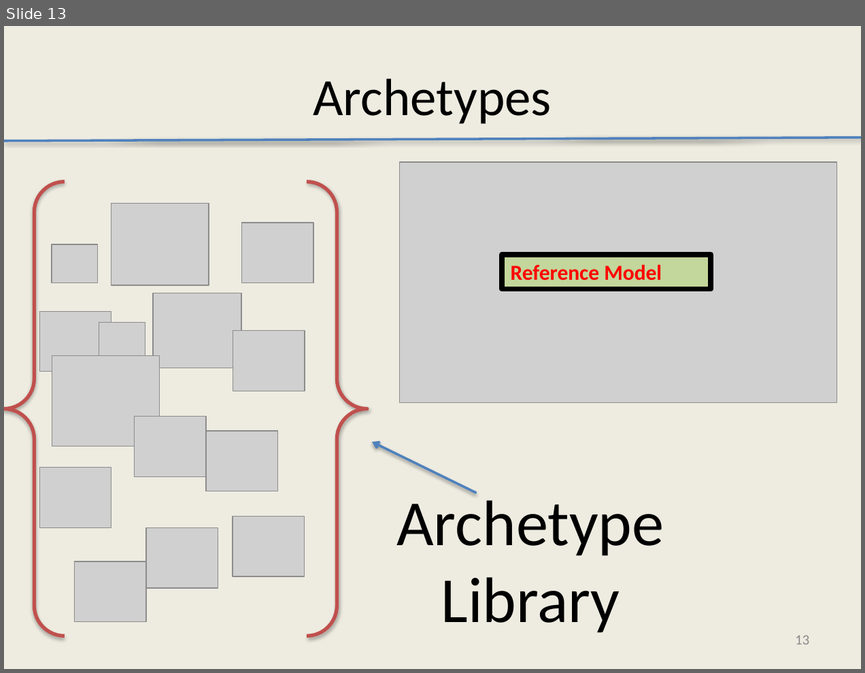
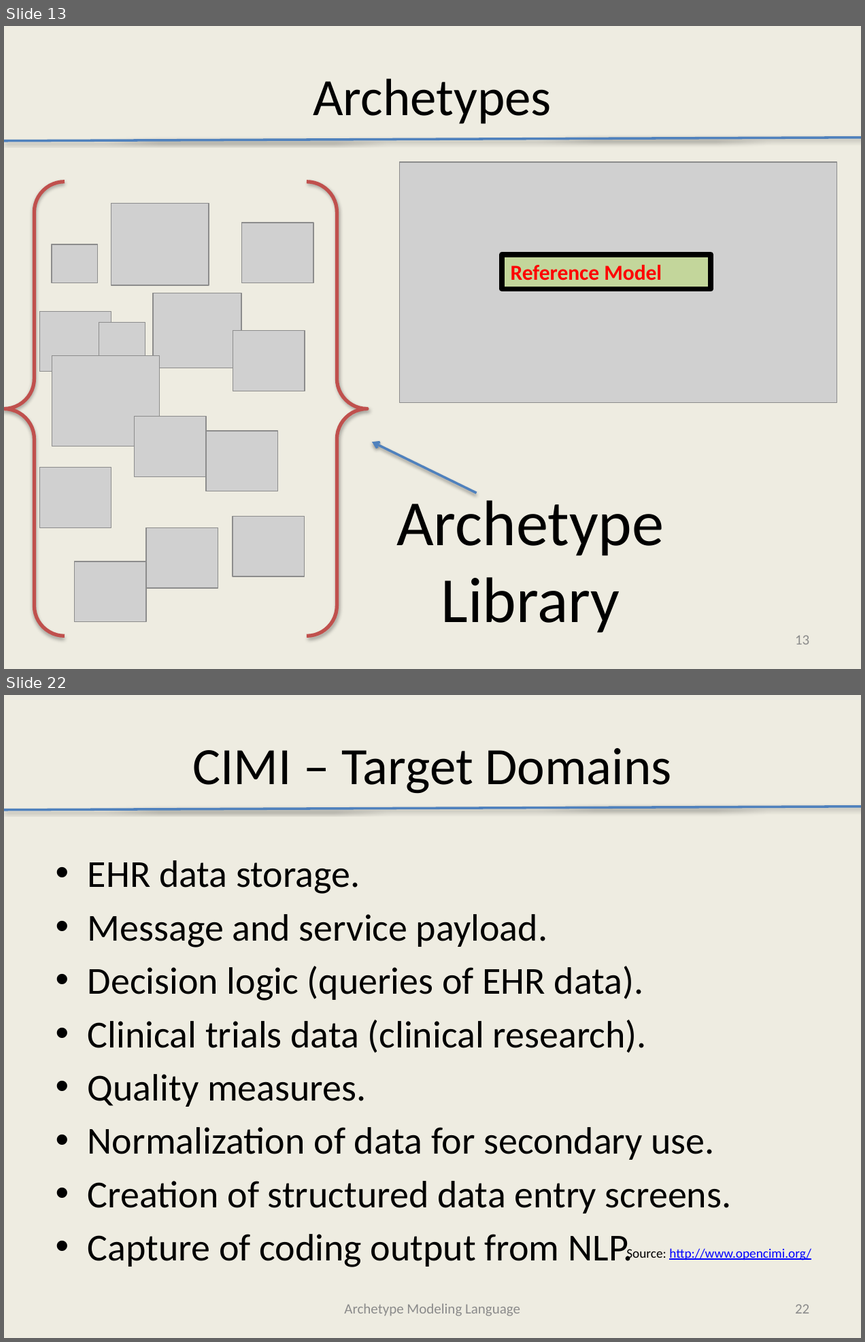
Before and after one commit to Avelanda/AMLTooling, a slide deck: docs/AMLTooling.pptx. Shown one above the other, each under a label of ours: slide 13 before the commit, slides 13 and 22 after it; the slides between them are not shown. The pictures are 865x673 and 865x1342 pixels, drawn with LibreOffice and Linux fonts; fonts in the diff are those of the drawing; grey boxes stand for pictures. Boxes give left, top, right and bottom in pixels: in the first picture for what was removed or moved away, otherwise in the second. Text is boxed around its words. In the diff, an @@ line names an element or a change of style, - is before the commit and + after.

```diff
--- a/docs/AMLTooling.pptx
+++ b/docs/AMLTooling.pptx
@@ slide 22 added at (4, 695, 861, 1338), background #EEECE1 @@
@@ title added at (192, 748, 671, 794), 44 pt, text #000000 @@
+CIMI – Target Domains
@@ line added from (4, 810) to (861, 807), #4F81BD 2 pt @@
@@ text added at (88, 860, 731, 1267), 32 pt, text #000000 @@
+• EHR data storage.
+• Message and service payload.
+• Decision logic (queries of EHR data).
+• Clinical trials data (clinical research).
+• Quality measures.
+• Normalization of data for secondary use.
+• Creation of structured data entry screens.
+• Capture of coding output from NLP.
@@ text added at (626, 1248, 811, 1261), 11 pt, text #0000FF, underline @@
+Source: http://www.opencimi.org/
@@ text added at (344, 1303, 520, 1316), 12 pt, text #8C8C8C @@
+Archetype Modeling Language
@@ page number added at (795, 1304, 809, 1313), 12 pt, text #8C8C8C @@
+22
```
Also in this commit, not shown: 3 slides changed, 20 other slides added.
